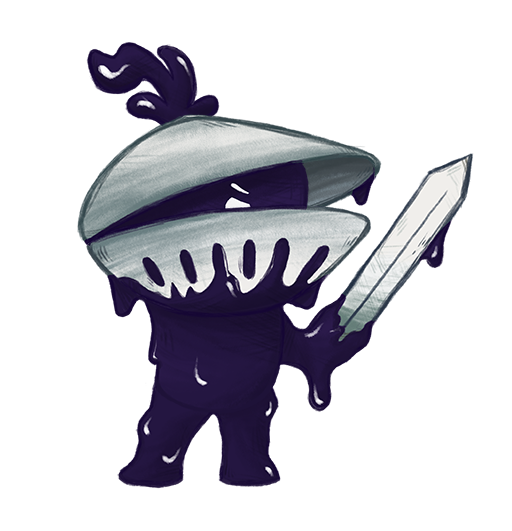
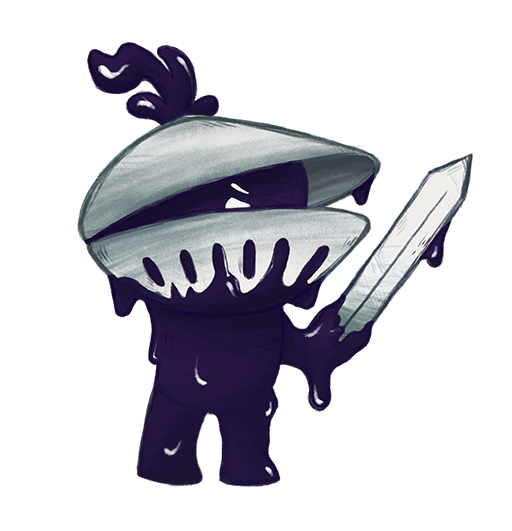
Layer changes from the first (512, 531) image to the second:
added layer "colo jambe gauche" in group "moule 3/4 droite fini" over [132, 378, 214, 487]
hid "jambe gauche" over [117, 378, 214, 489]
